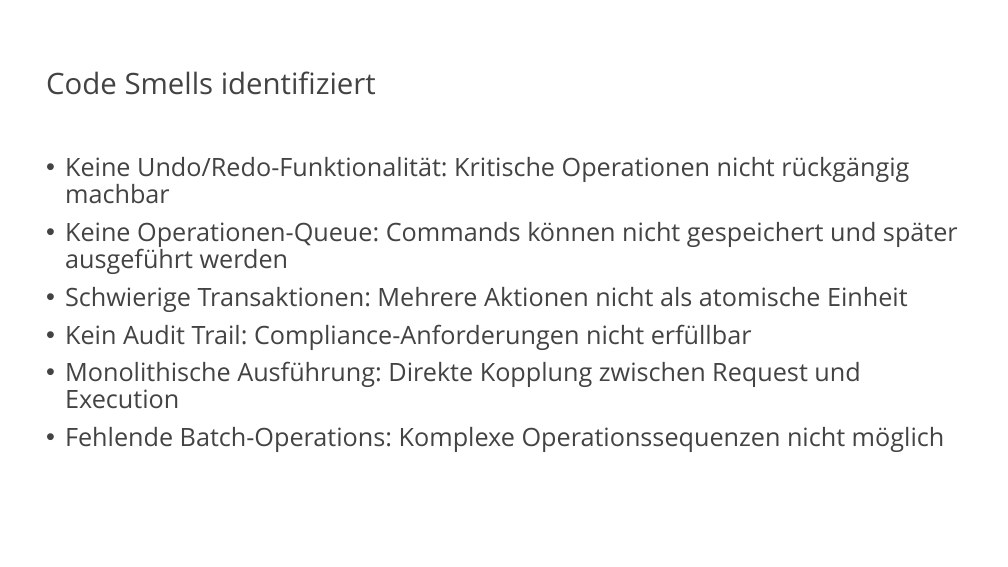
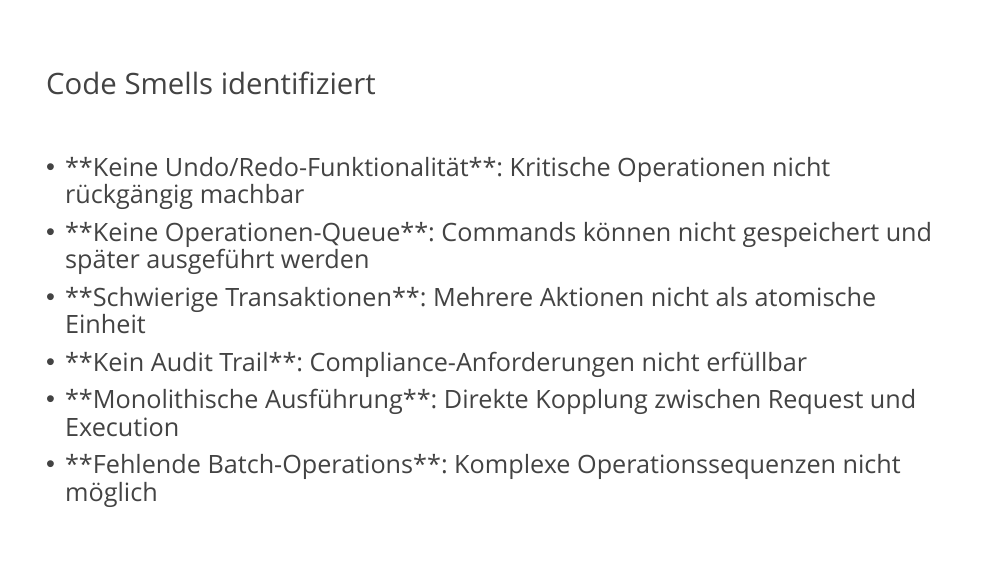
Before and after one commit to vanillacore-net/september-2025-telekom-training, a slide deck: slide 15 of presentations/powerpoint/block3-presentation.pptx. Drawn at 1008x567 pixels with LibreOffice and Linux fonts; fonts in the diff are those of the drawing; background and template pictures are left out. Boxes give left, top, right and bottom in pixels: in the first picture for what was removed or moved away, otherwise in the second. Text is boxed around its words. In the diff, an @@ line names an element or a change of style, - is before the commit and + after.

```diff
--- a/presentations/powerpoint/block3-presentation.pptx
+++ b/presentations/powerpoint/block3-presentation.pptx
@@ text at [65, 157, 932, 507]: text changed @@
-• Keine Undo/Redo-Funktionalität: Kritische Operationen nicht rückgängig machbar
-• Keine Operationen-Queue: Commands können nicht gespeichert und später ausgeführt werden
-• Schwierige Transaktionen: Mehrere Aktionen nicht als atomische Einheit
-• Kein Audit Trail: Compliance-Anforderungen nicht erfüllbar
-• Monolithische Ausführung: Direkte Kopplung zwischen Request und Execution
-• Fehlende Batch-Operations: Komplexe Operationssequenzen nicht möglich
+• **Keine Undo/Redo-Funktionalität**: Kritische Operationen nicht rückgängig machbar
+• **Keine Operationen-Queue**: Commands können nicht gespeichert und später ausgeführt werden
+• **Schwierige Transaktionen**: Mehrere Aktionen nicht als atomische Einheit
+• **Kein Audit Trail**: Compliance-Anforderungen nicht erfüllbar
+• **Monolithische Ausführung**: Direkte Kopplung zwischen Request und Execution
+• **Fehlende Batch-Operations**: Komplexe Operationssequenzen nicht möglich
```
Also in this commit, not shown: 25 other slides changed, 3 slides added, 4 other files.
